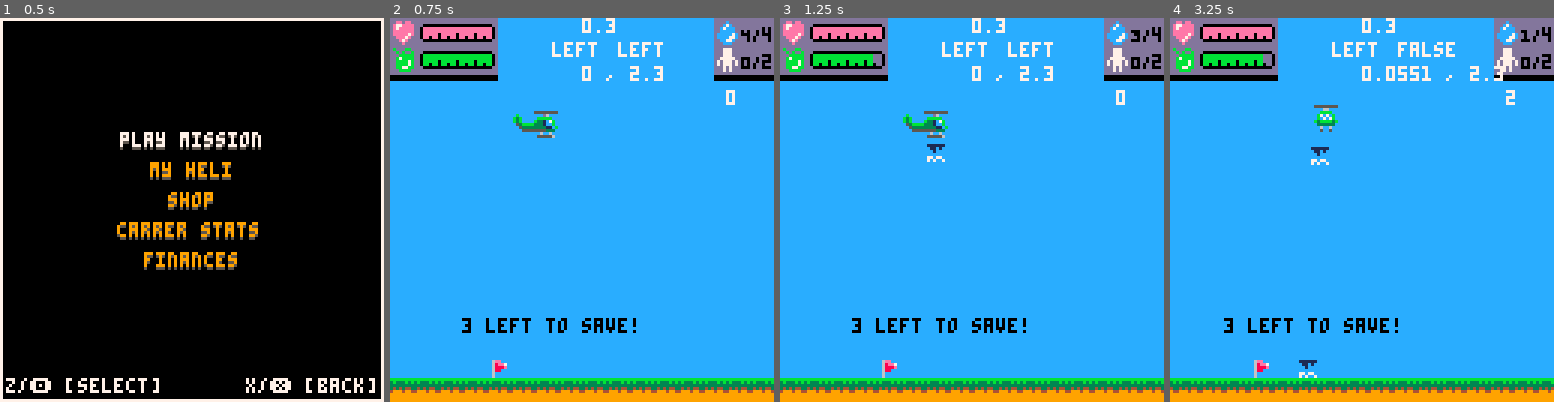
Above: before the commit, frames 1-4 (left to right).
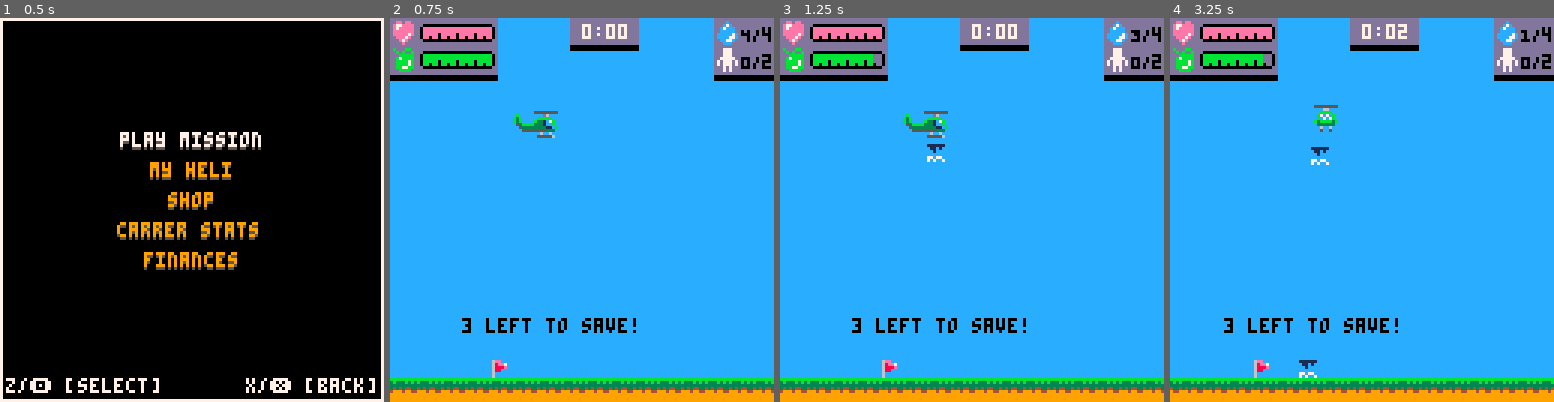
Above: after the commit, the same moments.

Repository: NinetiesPaul/PicoRescue
Game: PICO-8 cartridge picorescue.p8
Two runs of this game, one before a commit and one after it. Both use one fixed random seed, a clock stepped at 60 frames per second and the inputs below.
Inputs:
- Up to frame 1 (0.5 s): tap X (X key) at 0.33 s
- Up to frame 2 (0.75 s): tap O (Z key) at 0.7 s
- Up to frame 3 (1.25 s): tap X (X key) at 1.07 s
- Up to frame 4 (3.25 s): hold Right 1.6-2.1 s; tap O (Z key) every 0.4 s from 1.7 to 2.9 s; tap X (X key) at 1.85, 2.97 s; hold Up 2.15-2.42 s; hold Right 2.47-3.03 s; hold Left from 3.08 s (still down)

Frame 1 is identical in both runs. In frame 2, 2.0% of the frame differs, in the area x 42-90%, y 0-23%; in frame 3, 2.0%; in frame 4, 2.3%.

Commit message:
changes on some attributes; added comments concerning updates; added mission timer

Diff:
--- a/picorescue.p8
+++ b/picorescue.p8
@@ -15,26 +15,22 @@
 		px = player_strt_x,
 		y = player_strt_y,
 		py = player_strt_y,
-		mv_speed = 1,
-		on_mission = false,
 		speed_x = 0,
 		speed_y = 0,
 		acc_x = 0.015, -- 0.015, 0.025. 0.05
 		mvn_dir = false,
 		facing = "left",
 		vhc_front = 04,
-		civ_range = false,
-		civ_pkup = false,
 		occup = 0,
-		max_occup = 2,
+		max_occup = 2, -- 3 4
 		water_cap = 4,
 		max_water_cap = 4,
 		rotor_health = 10,
 		max_rotor_health = 10,
 		rotor_fuel = 10,
 		max_rotor_fuel = 10,
-		fuel_consumption = 0.03,
-		top_speed_x = 2,
+		fuel_consumption = 0.07, -- 0.05 0.03
+		top_speed_x = 2, -- 3 4
 		top_speed_y = 2,
 		ladder = 0,
 		ladder_empty = true,
@@ -47,12 +43,12 @@
 		rx2 = 0,
 		ry2 = 0,
 		finance = 1500,
-		ladder_climb_spd = 0.25,
+		ladder_climb_spd = 0.20, -- 0.3 -- 0.5
 		spotlight_px1 = player_strt_x + 3,
 		spotlight_py1 = player_strt_y + 10,
 		spotlight_px2 = player_strt_x + 7,
 		spotlight_py2 = player_strt_y + 33,
-		spotlight_height = 0
+		spotlight_height = 0 -- 1
 	}
 
 	curr_screen = 1
@@ -305,14 +301,16 @@
 		print("$" .. player.finance,64,29,3)
 		print("$" .. player.finance,64,28,11)
 
-		print("health $300",15,48,7)
-		print("fuel $225",15,58,7)
+		print("health $95",15,48,7)
+		print("fuel $75",15,58,7)
 
 		selector_pos = (shop_option == 1) and 47 or 57
 		spr(018, 5, selector_pos, 1, 1, true)
 
 		print(flr(player.rotor_health) .. "/" .. player.max_rotor_health, 100, 48, 7)
 		print(flr(player.rotor_fuel) .. "/" .. player.max_rotor_fuel, 100, 58, 7)
+
+		-- fuel_consumption acc_x max_occup top_speed_x ladder_climb_spd spotlight_height
 	end
 
 	if curr_screen == 9 then -- mission ended
@@ -451,12 +449,9 @@
 			print("[z] yes [x] no", 36, 62, 7)
 		end
 
-		print(mission_time, 112, 24, 7)
-
-		print(mission_wind_v, 64, 0, 7)
-		print(mission_wind_d, 54, 8, 7)
-		print(player.facing, 76, 8, 7)
-		print(player.speed_x.." , "..(player.top_speed_x + mission_top_speed), 64, 16, 7)
+		rectfill(60, 0, 82, 8, 13)
+		print(flr(mission_time/60)..":"..((mission_time % 60 < 10) and "0"..mission_time % 60 or mission_time % 60), 64, 2, 7)
+		rectfill(60,9, 82, 10, 0)
 	end
 
 	if curr_screen == 11 then -- triage mode
@@ -626,15 +621,14 @@
 		if (shop_option < 1) shop_option = 2
 
 		if btnp(4) and not block_btns then
-
 			if shop_option == 1 and player.rotor_health < player.max_rotor_health then
 				player.rotor_health = flr(player.rotor_health) + 1
-				player.finance -= 300
+				player.finance -= 95
 				if (player.rotor_health > player.max_rotor_health) player.rotor_health = player.max_rotor_health
 			end
 			if shop_option == 2 and player.rotor_fuel < player.max_rotor_fuel then
 				player.rotor_fuel = flr(player.rotor_fuel) + 1
-				player.finance -= 225
+				player.finance -= 75
 				if (player.rotor_fuel > player.max_rotor_fuel) player.rotor_fuel = player.max_rotor_fuel
 			end
 		end
@@ -737,6 +731,8 @@
 			player.y = player_strt_y
 			player.finance += mission_earnings
 			mission_leave_prompt = false
+			mission_counter = 0
+			mission_time = 0
 			world_x = 0
 			drop_off_x = 32
 
